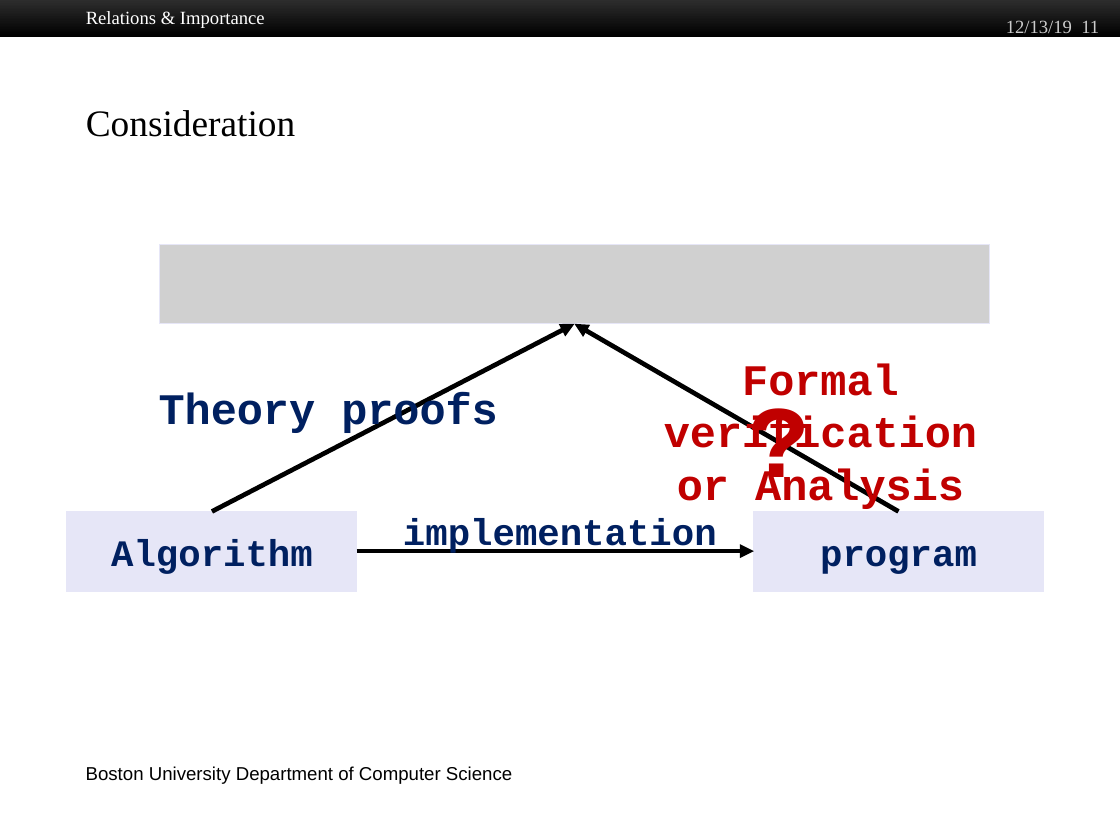
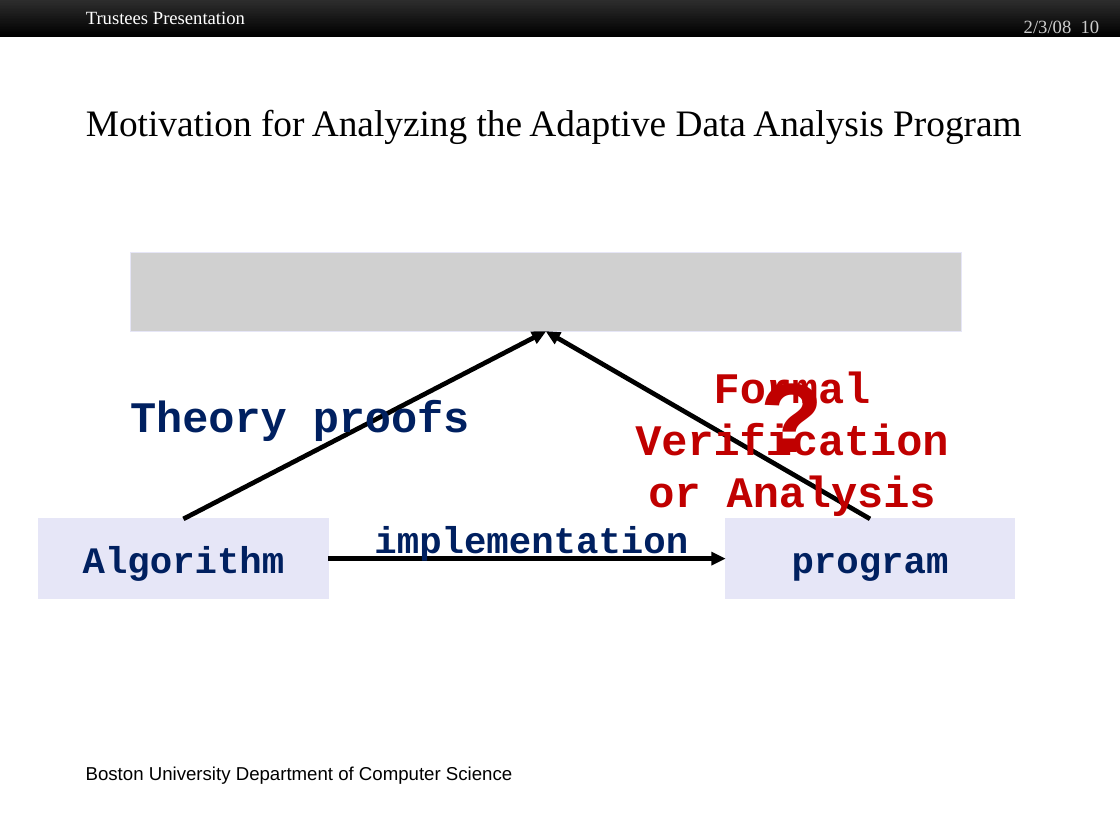
Before and after one commit to jiawenliu/PhD, a slide deck: slide 10 of CS/Prospectus/Slides/Jiawen Liu.pptx (slide 11 before the commit). Drawn at 1120x840 pixels with LibreOffice and Linux fonts; fonts in the diff are those of the drawing; grey boxes stand for pictures; background and template pictures are left out. Boxes give left, top, right and bottom in pixels: in the first picture for what was removed or moved away, otherwise in the second. Text is boxed around its words. In the diff, an @@ line names an element or a change of style, - is before the commit and + after.

```diff
--- a/CS/Prospectus/Slides/Jiawen Liu.pptx
+++ b/CS/Prospectus/Slides/Jiawen Liu.pptx
@@ text at bbox=[86, 11, 245, 24]: text changed @@
-Relations & Importance
+Trustees Presentation
@@ text at bbox=[1024, 20, 1100, 38]: text changed @@
-12/13/19 11
+2/3/08 10
@@ title removed at bbox=[86, 110, 295, 137] @@
-Consideration
@@ title added at bbox=[86, 109, 1022, 143], 24 pt, text #000000 @@
+Motivation for Analyzing the Adaptive Data Analysis Program
@@ 3 texts, 3 arrows, 1 picture: place and size @@
-3 texts, 3 arrows, 1 picture at bbox=[159, 244, 990, 553]
+3 texts, 3 arrows, 1 picture at bbox=[130, 252, 962, 561]
@@ text "?": place and size @@
-text "?" at bbox=[737, 370, 822, 505]
+text "?" at bbox=[749, 345, 834, 480]
@@ text at bbox=[635, 371, 948, 467]: text changed @@
-Formal verification
+Formal Verification
@@ rectangle "Algorithm": place and size @@
-rectangle "Algorithm" at bbox=[67, 512, 356, 591]
+rectangle "Algorithm" at bbox=[39, 519, 328, 598]
@@ rectangle "program": place and size @@
-rectangle "program" at bbox=[754, 512, 1043, 591]
+rectangle "program" at bbox=[726, 519, 1015, 598]
```
Also in this commit, not shown: 17 other slides changed, 24 slides added, 4 slides removed, 37 other files.
